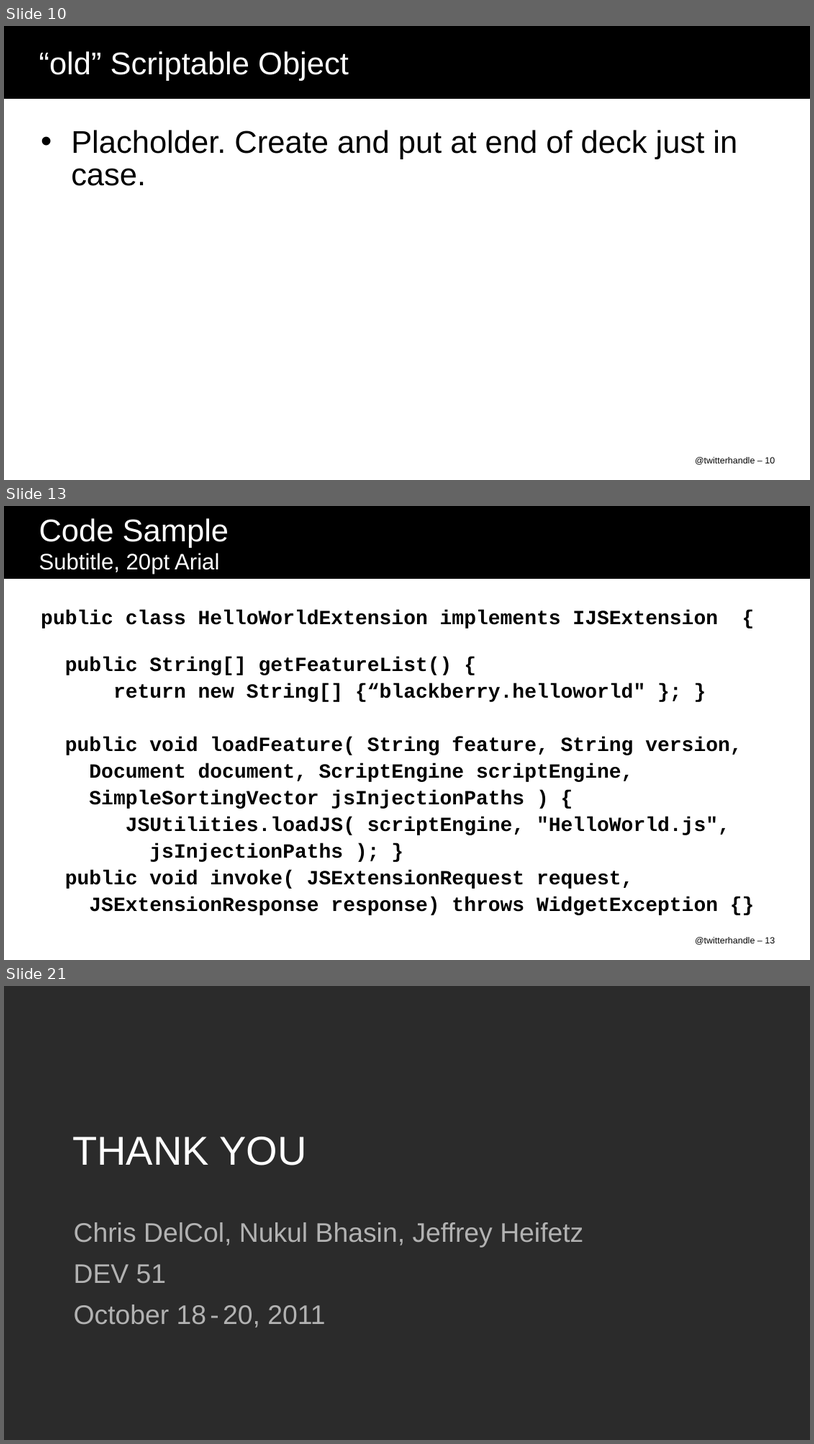
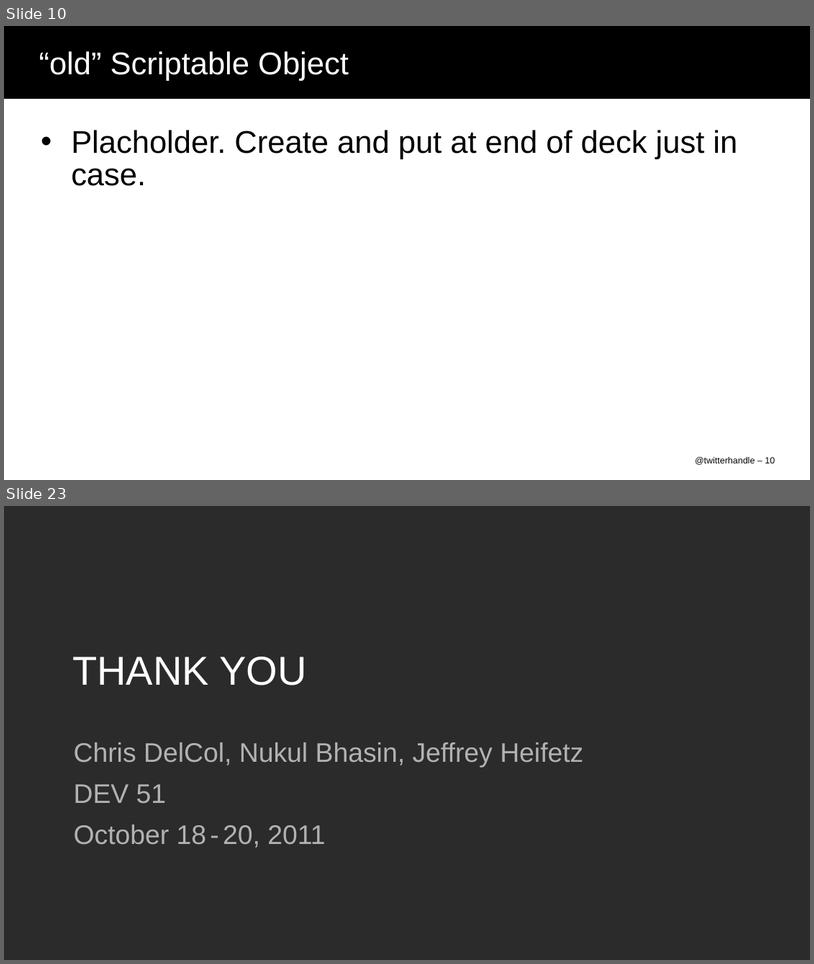
Before and after one commit to nukulb/devcon-demo, a slide deck: DEV51_DelCol.ppt. Shown one above the other, each under a label of ours: slides 10, 13 and 21 before the commit, slides 10 and 23 after it; the slides between them are not shown. The pictures are 814x1444 and 814x964 pixels, drawn with LibreOffice and Linux fonts; fonts in the diff are those of the drawing; background and template pictures are left out; a plain dark background stands for a picture behind light text. Boxes give left, top, right and bottom in pixels: in the first picture for what was removed or moved away, otherwise in the second. Text is boxed around its words. In the diff, an @@ line names an element or a change of style, - is before the commit and + after.

```diff
--- a/DEV51_DelCol.ppt
+++ b/DEV51_DelCol.ppt
@@ slide 13 removed at [4,506,810,960], background #FFFFFF; not listed: 1 template element that a slide beside it also shows @@
@@ title removed at [39,518,229,574] @@
-Code Sample
-Subtitle, 20pt Arial
@@ text removed at [41,610,742,915] @@
-public class HelloWorldExtension implements IJSExtension {
-public String[] getFeatureList() {
-return new String[] {“blackberry.helloworld" }; }
-public void loadFeature( String feature, String version,
-Document document, ScriptEngine scriptEngine,
-SimpleSortingVector jsInjectionPaths ) {
-JSUtilities.loadJS( scriptEngine, "HelloWorld.js",
-jsInjectionPaths ); }
-public void invoke( JSExtensionRequest request,
-JSExtensionResponse response) throws WidgetException {}
@@ page number removed at [695,937,775,944] @@
-@twitterhandle – 13
@@ what was slide 21 is now slide 23 @@
```
Also in this commit, not shown: 8 slides changed, 5 slides added, 2 other slides removed.
